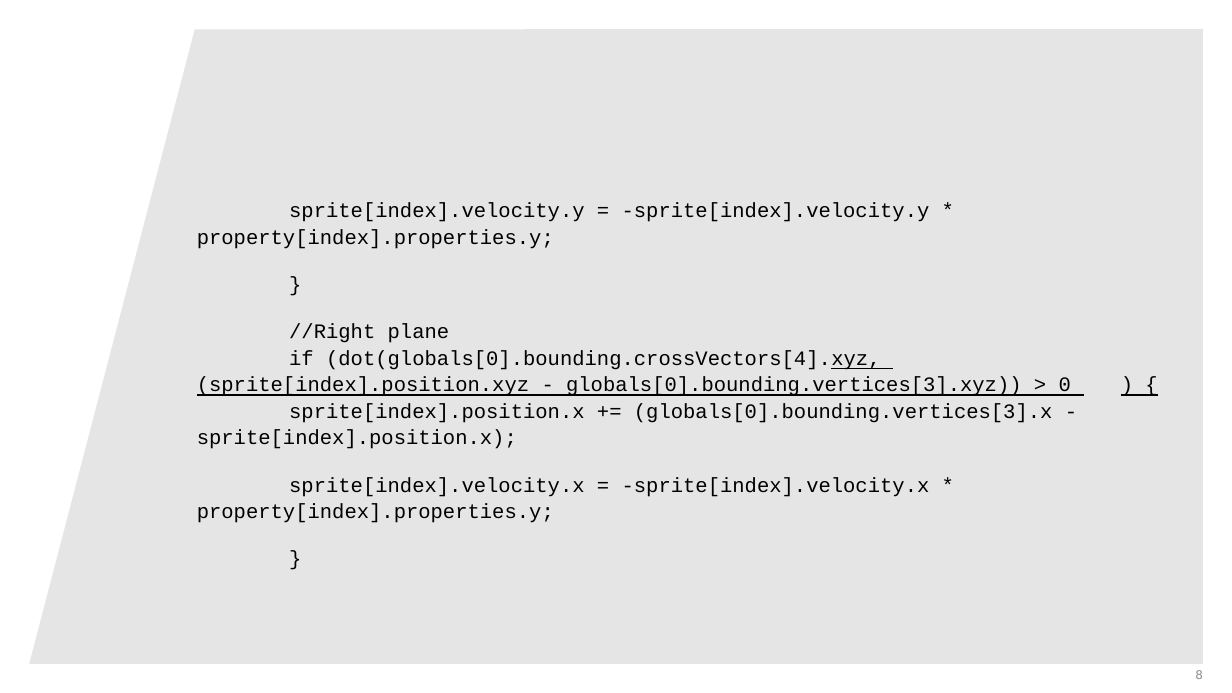
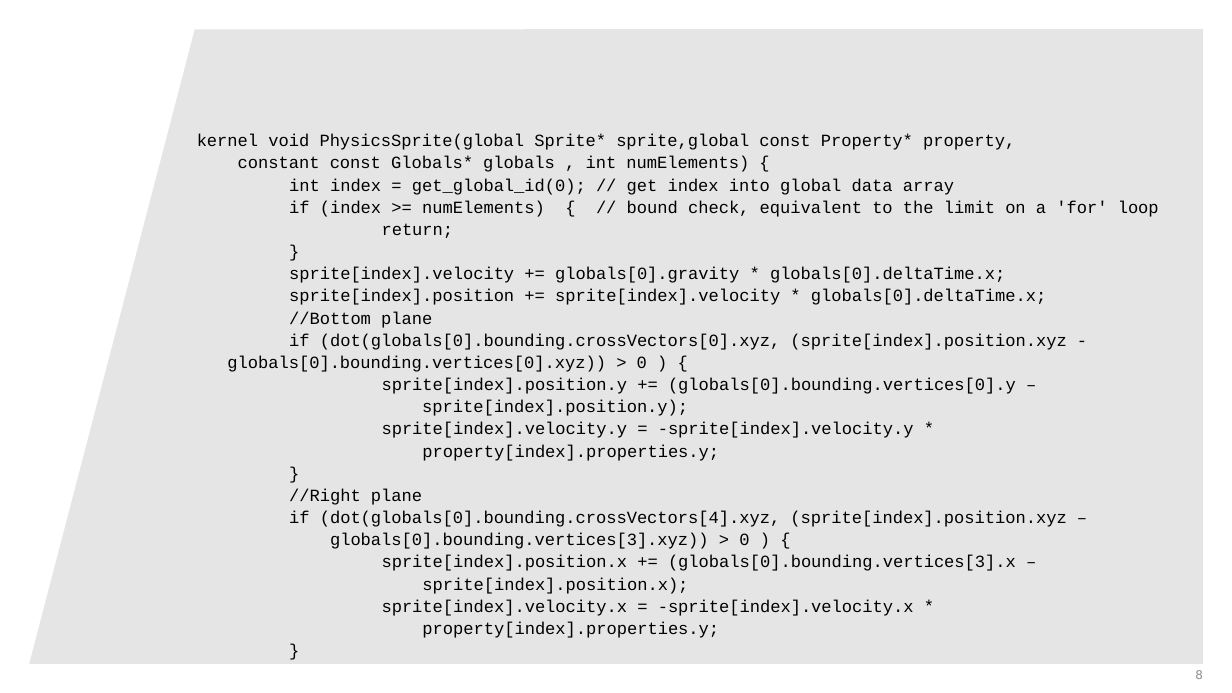
Before and after one commit to rsahlin/computer-graphics-presentations, a slide deck: slide 8 of Parallel computing with OpenCL.pptx. Drawn at 1232x693 pixels with LibreOffice and Linux fonts; fonts in the diff are those of the drawing; background and template pictures are left out. Boxes give left, top, right and bottom in pixels: in the first picture for what was removed or moved away, otherwise in the second. Text is boxed around its words. In the diff, an @@ line names an element or a change of style, - is before the commit and + after.

```diff
--- a/Parallel computing with OpenCL.pptx
+++ b/Parallel computing with OpenCL.pptx
@@ text at (197,134,1159,638): text changed; size 12 to 10 pt @@
-sprite[index].velocity.y = -sprite[index].velocity.y * property[index].properties.y;
-}
-//Right plane
-if (dot(globals[0].bounding.crossVectors[4].xyz, (sprite[index].position.xyz - globals[0].bounding.vertices[3].xyz)) > 0 ) {
-sprite[index].position.x += (globals[0].bounding.vertices[3].x - sprite[index].position.x);
-sprite[index].velocity.x = -sprite[index].velocity.x * property[index].properties.y;
-}
+kernel void PhysicsSprite(global Sprite* sprite,global const Property* property,
+constant const Globals* globals , int numElements) {
+int index = get_global_id(0); // get index into global data array
+if (index >= numElements) { // bound check, equivalent to the limit on a 'for' loop
+return;
+}
+sprite[index].velocity += globals[0].gravity * globals[0].deltaTime.x;
+sprite[index].position += sprite[index].velocity * globals[0].deltaTime.x;
+//Bottom plane
+if (dot(globals[0].bounding.crossVectors[0].xyz, (sprite[index].position.xyz - globals[0].bounding.vertices[0].xyz)) > 0 ) {
+sprite[index].position.y += (globals[0].bounding.vertices[0].y –
+sprite[index].position.y);
+sprite[index].velocity.y = -sprite[index].velocity.y *
+property[index].properties.y;
+}
+//Right plane
+if (dot(globals[0].bounding.crossVectors[4].xyz, (sprite[index].position.xyz –
+globals[0].bounding.vertices[3].xyz)) > 0 ) {
+sprite[index].position.x += (globals[0].bounding.vertices[3].x –
+sprite[index].position.x);
+sprite[index].velocity.x = -sprite[index].velocity.x *
+property[index].properties.y;
+}
```
Also in this commit, not shown: 2 other slides changed, 2 slides added, 1 slide removed.
